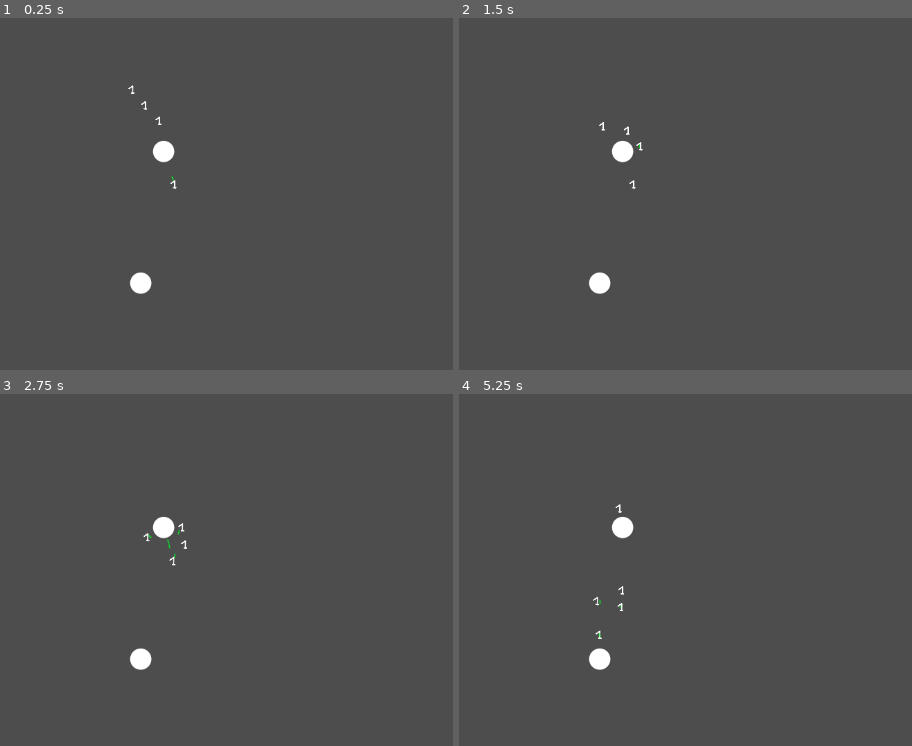
Above: before the commit, frames 1-4 (two rows, left to right).
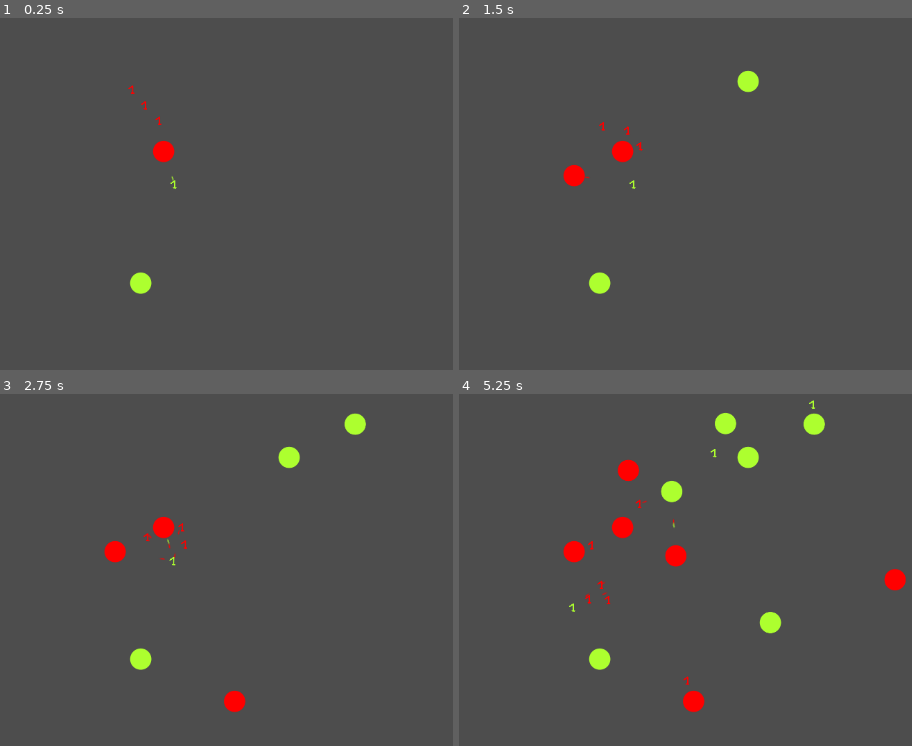
Above: after the commit, the same moments.

Repository: Rheyles/Semi-Surgical-Strike---GMTK2024
Game: Godot game, scene res://Scenes/Test/test.tscn
The game is run twice, just before and just after one commit, with the same random seed, the same clock (stepped at 60 frames per second) and the same inputs.
Inputs:
- Up to frame 1 (0.25 s): no input
- Up to frame 2 (1.5 s): tap Enter at 0.5 s; tap Space at 1.25 s
- Up to frame 3 (2.75 s): no input
- Up to frame 4 (5.25 s): no input

The runs differ from the first frame. In frame 1, 0.6% of the frame differs, in the area x 28-40%, y 19-79%; in frame 2, 1.0%; in frame 3, 1.5%; in frame 4, 3.2%, in the area x 22-99%, y 1-91%.

Commit message:
Add Unit factory

Diff:
--- a/Autoloads/Data.gd
+++ b/Autoloads/Data.gd
@@ -3,4 +3,7 @@
 ## DATA
 ## This autoload contains all the constants used along the game
 
-enum TEAMS {ALLY,ENNEMY}
+enum TEAMS {ALLY,ENEMY}
+
+var team_color = {TEAMS.ALLY : Color.GREEN_YELLOW,
+				  TEAMS.ENEMY : Color.RED}
--- a/Scenes/Test/test.tscn
+++ b/Scenes/Test/test.tscn
@@ -1,8 +1,9 @@
-[gd_scene load_steps=6 format=3 uid="uid://cklhctcdf3wlq"]
+[gd_scene load_steps=7 format=3 uid="uid://cklhctcdf3wlq"]
 
 [ext_resource type="PackedScene" uid="uid://ouwypy3gld76" path="res://Scenes/base_city/base_city.tscn" id="1_4dj63"]
 [ext_resource type="Script" path="res://Scenes/battlefield/battlefield.gd" id="1_tcqix"]
 [ext_resource type="PackedScene" uid="uid://dioy76npxq04q" path="res://Scenes/base_unit/base_unit.tscn" id="2_3866f"]
+[ext_resource type="PackedScene" uid="uid://ta3blwa24sqb" path="res://Scenes/basic_components/factory_component.tscn" id="4_0k0eo"]
 
 [sub_resource type="CircleShape2D" id="CircleShape2D_ls518"]
 radius = 382.221
@@ -49,3 +50,16 @@
 [node name="BaseCity2" parent="." instance=ExtResource("1_4dj63")]
 position = Vector2(393, 253)
 TEAM = 1
+
+[node name="FactoryComponent" parent="." node_paths=PackedStringArray("battlefield") instance=ExtResource("4_0k0eo")]
+target_scene = ExtResource("1_4dj63")
+COOLDOWN = 1.0
+standalone = true
+battlefield = NodePath("../Battlefield")
+TEAM = 1
+
+[node name="FactoryComponent2" parent="." node_paths=PackedStringArray("battlefield") instance=ExtResource("4_0k0eo")]
+target_scene = ExtResource("1_4dj63")
+COOLDOWN = 1.0
+standalone = true
+battlefield = NodePath("../Battlefield")
--- a/Scenes/base_city/base_city.gd
+++ b/Scenes/base_city/base_city.gd
@@ -1,20 +1,15 @@
 extends StaticBody2D
 
 @export var TEAM : DATA.TEAMS
-@export var UNIT_SCENE : Resource
 
 @onready var health_component = $HealthComponent
-
-@onready var unit_creation_timer = $UnitCreationTimer
 
 ### BUILT-IN
 
 # Called when the node enters the scene tree for the first time.
 func _ready():
+	modulate = DATA.team_color[TEAM]
 	$NavigationObstacle2D.radius = $CollisionShape2D.shape.radius
-
-	unit_creation_timer.timeout.connect(_on_UnitCreationTimer_timeout)
-	unit_creation_timer.start()
 
 
 # Called every frame. 'delta' is the elapsed time since the previous frame.
@@ -26,14 +21,5 @@
 
 ### LOGIC
 
-func create_unit():
-	var new_unit = UNIT_SCENE.instantiate()
-	new_unit.TEAM = TEAM
-	EVENTS.emit_signal("add_node_to_battlefield", new_unit)
-	new_unit.global_position = global_position
 
 ### SIGNAL RESPONSES
-
-func _on_UnitCreationTimer_timeout():
-	create_unit()
-	unit_creation_timer.start()
--- a/Scenes/base_city/base_city.tscn
+++ b/Scenes/base_city/base_city.tscn
@@ -6,6 +6,7 @@
 [ext_resource type="PackedScene" uid="uid://bcas4k2m4wmak" path="res://Scenes/basic_components/health_component.tscn" id="3_v75ac"]
 [ext_resource type="PackedScene" uid="uid://4pibc52li4jo" path="res://Scenes/basic_components/attack_component.tscn" id="4_ia1o0"]
 [ext_resource type="PackedScene" uid="uid://c1i11btexox5i" path="res://Scenes/projectiles/base_projectile.tscn" id="5_y4m43"]
+[ext_resource type="PackedScene" uid="uid://ta3blwa24sqb" path="res://Scenes/basic_components/factory_component.tscn" id="6_hxf1v"]
 
 [sub_resource type="CircleShape2D" id="CircleShape2D_plehk"]
 radius = 15.0
@@ -15,7 +16,6 @@
 
 [node name="BaseCity" type="StaticBody2D"]
 script = ExtResource("1_65fsf")
-UNIT_SCENE = ExtResource("2_v1arg")
 
 [node name="Sprite2D" type="Sprite2D" parent="."]
 scale = Vector2(0.5, 0.5)
@@ -41,3 +41,7 @@
 
 [node name="UnitCreationTimer" type="Timer" parent="."]
 wait_time = 5.0
+
+[node name="FactoryComponent" parent="." instance=ExtResource("6_hxf1v")]
+target_scene = ExtResource("2_v1arg")
+COOLDOWN = 3.0
--- a/Scenes/base_unit/base_unit.gd
+++ b/Scenes/base_unit/base_unit.gd
@@ -29,12 +29,12 @@
 
 # Called when the node enters the scene tree for the first time.
 func _ready():
-	#nav.radius = $CollisionShape2D.shape.radius
-	nav.velocity_computed.connect(_on_NavigationAgent_velocity_computed)
+	modulate = DATA.team_color[TEAM]
 
 	attack_radius = attack_component.radius
 	vision_radius = $VisionZone/CollisionShape2D.shape.radius
 
+	nav.velocity_computed.connect(_on_NavigationAgent_velocity_computed)
 	vision_zone.body_entered.connect(_on_VisionZone_body_entered)
 	vision_zone.body_exited.connect(_on_VisionZone_body_exited)
 	wandering_timer.timeout.connect(_on_WanderingTimer_timeout)
--- a/Scenes/base_unit/base_unit.tscn
+++ b/Scenes/base_unit/base_unit.tscn
@@ -57,4 +57,5 @@
 PROJECTILE_SCENE = ExtResource("4_8dojy")
 
 [node name="CollisionShape2D" type="CollisionShape2D" parent="AttackComponent"]
+visible = false
 shape = SubResource("CircleShape2D_58jmq")
--- a/Scenes/basic_components/attack_component.gd
+++ b/Scenes/basic_components/attack_component.gd
@@ -34,11 +34,12 @@
 ### LOGIC
 
 func attack(target:Node)->void:
-	print(get_parent(), " attacks ",target)
+	#print(get_parent(), " attacks ",target)
 	cooldown_timer.start(COOLDOWN)
 	in_cooldown = true
 	var new_projectile = PROJECTILE_SCENE.instantiate()
 	new_projectile.DAMAGE = DAMAGE
+	new_projectile.COLOR = DATA.team_color[get_parent().TEAM]
 	new_projectile.target_object = target
 	EVENTS.emit_signal("add_node_to_battlefield", new_projectile)
 	new_projectile.global_position = global_position
--- /dev/null
+++ b/Scenes/basic_components/factory_component.gd
@@ -0,0 +1,51 @@
+extends Node2D
+
+@export var target_scene : Resource
+@export var COOLDOWN := 5.0
+@export_category("StandAlone")
+@export var standalone = false
+@export var battlefield : Node
+@export var TEAM : DATA.TEAMS
+
+@onready var cooldown_timer = $CooldownTimer
+@onready var shape_caster = $ShapeCast2D
+
+### BUILT-IN
+
+# Called when the node enters the scene tree for the first time.
+func _ready():
+	if "TEAM" in get_parent():
+		TEAM = get_parent().TEAM
+	cooldown_timer.timeout.connect(_on_CooldownTimer_timeout)
+	cooldown_timer.start(COOLDOWN)
+
+### LOGIC
+
+func create_unit():
+	var new_unit = target_scene.instantiate()
+	new_unit.TEAM = TEAM
+	EVENTS.emit_signal("add_node_to_battlefield", new_unit)
+
+	if standalone :
+		assert(battlefield, "Battlefield Object not referenced")
+		var new_pos = Vector2.ZERO
+		while new_pos==Vector2.ZERO:
+			var rng = RandomNumberGenerator.new()
+			rng.randomize()
+			var new_angle = rng.randf_range(0, 2 * PI)
+			var new_dist = clampf(rng.randfn(battlefield.radius/3, battlefield.radius/8),10.0,battlefield.radius)
+			print("new dist : ", new_dist)
+			print("battlefield radius : ", battlefield.radius)
+			shape_caster.global_position = (Vector2.ONE * new_dist).rotated(new_angle) + battlefield.global_position
+			shape_caster.force_shapecast_update()
+			if shape_caster.get_collision_count() == 0:
+				new_pos = (Vector2.ONE * new_dist).rotated(new_angle) + battlefield.global_position
+		new_unit.global_position = new_pos
+	else:
+		new_unit.global_position = global_position
+
+### SIGNAL RESPONSES
+
+func _on_CooldownTimer_timeout():
+	create_unit()
+	cooldown_timer.start(COOLDOWN)
--- /dev/null
+++ b/Scenes/basic_components/factory_component.tscn
@@ -0,0 +1,16 @@
+[gd_scene load_steps=3 format=3 uid="uid://ta3blwa24sqb"]
+
+[ext_resource type="Script" path="res://Scenes/basic_components/factory_component.gd" id="1_ys8g2"]
+
+[sub_resource type="CircleShape2D" id="CircleShape2D_l3bmt"]
+radius = 20.0
+
+[node name="FactoryComponent" type="Node2D"]
+script = ExtResource("1_ys8g2")
+
+[node name="CooldownTimer" type="Timer" parent="."]
+
+[node name="ShapeCast2D" type="ShapeCast2D" parent="."]
+visible = false
+shape = SubResource("CircleShape2D_l3bmt")
+target_position = Vector2(0, 0)
--- a/Scenes/battlefield/battlefield.gd
+++ b/Scenes/battlefield/battlefield.gd
@@ -1,4 +1,6 @@
 extends Area2D
+
+var radius := 0.0
 
 ### BUILT-IN
 
@@ -6,6 +8,8 @@
 func _ready():
 	EVENTS.add_node_to_battlefield.connect(_on_EVENTS_add_node_to_battlefield)
 
+	radius = $CollisionShape2D.shape.radius
+
 
 ### SIGNAL RESPONSES
 
Not shown: 1 places in Scenes/base_city/base_city.tscn that only renumber resources
